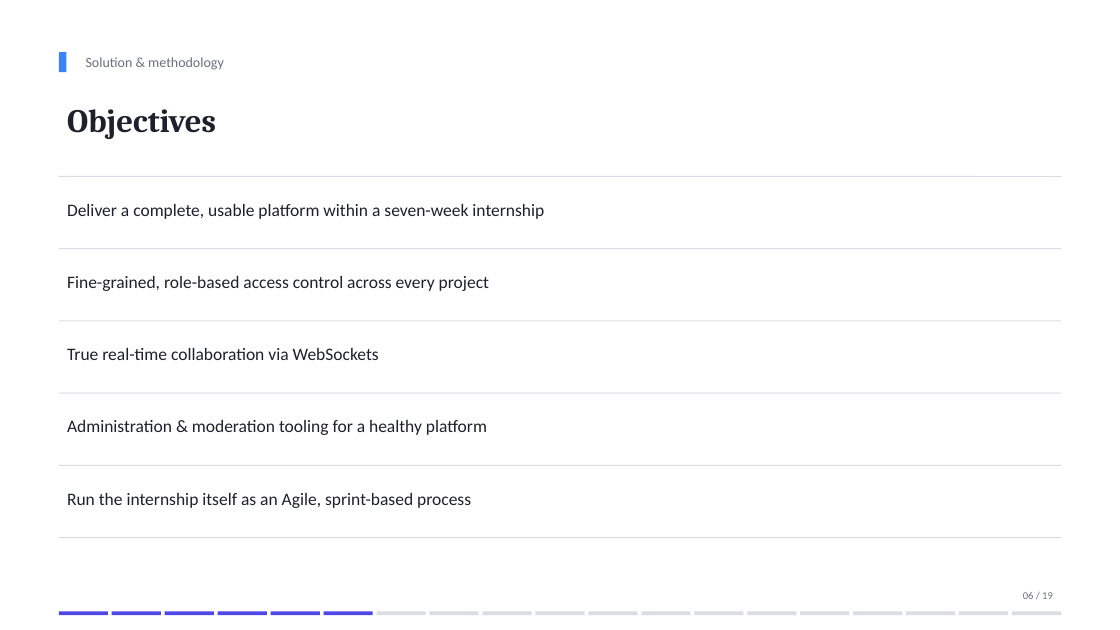
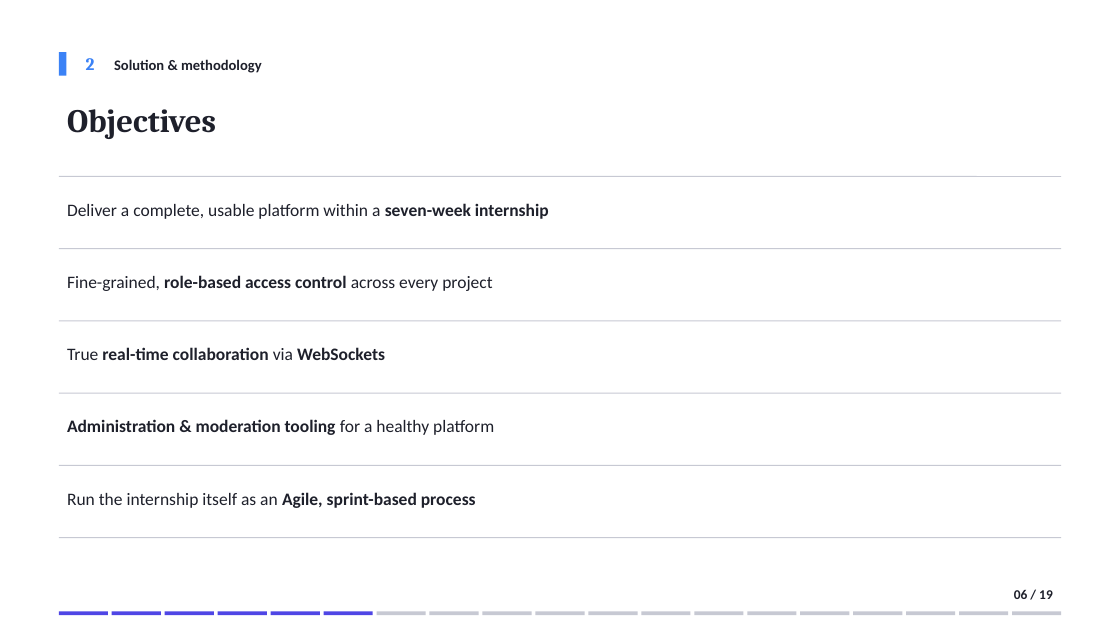
Before and after one commit to domdomxy/synkro, a slide deck: slide 6 of Synkro_PFA_Defense.pptx. Drawn at 1120x630 pixels with LibreOffice and Linux fonts; fonts in the diff are those of the drawing. Boxes give left, top, right and bottom in pixels: in the first picture for what was removed or moved away, otherwise in the second. Text is boxed around its words. In the diff, an @@ line names an element or a change of style, - is before the commit and + after.

```diff
--- a/Synkro_PFA_Defense.pptx
+++ b/Synkro_PFA_Defense.pptx
@@ rectangle: place and size @@
-rectangle at [59, 52, 66, 72]
+rectangle at [59, 52, 66, 76]
@@ text added at [86, 58, 95, 70], 15 pt, text #3B82F6, bold @@
+2
@@ text "Solution & methodology": place and size @@
-text "Solution & methodology" at [86, 57, 224, 70]
+text "Solution & methodology" at [114, 59, 262, 73]
@@ text "Solution & methodology" at [114, 59, 262, 73]: size 12 to 12.5 pt, text colour #6B7080 to #1E202B, bold on @@
@@ line (59, 176) - (1061, 176): stroke #DBDCE3 0.75 pt to #C7C9D3 0.75 pt @@
@@ text "Deliver a complete, usable platform ..." at [67, 203, 549, 219]: bold on in "seven-week internship" @@
@@ text "Fine-grained, role-based access control across ..." at [67, 275, 492, 291]: bold on in "role-based access control" @@
@@ line (59, 249) - (1061, 249): stroke #DBDCE3 0.75 pt to #C7C9D3 0.75 pt @@
@@ text "True real-time collaboration via WebSockets" at [67, 347, 385, 360]: bold on in "real-time collaboration WebSockets" @@
@@ text "Administration & moderation tooling for ..." at [67, 419, 494, 435]: bold on in "Administration & moderation tooling" @@
@@ text "Run the internship itself as ..." at [67, 492, 476, 508]: bold on in "Agile, sprint-based process" @@
@@ line (59, 465) - (1061, 465): stroke #DBDCE3 0.75 pt to #C7C9D3 0.75 pt @@
@@ line (59, 538) - (1061, 538): stroke #DBDCE3 0.75 pt to #C7C9D3 0.75 pt @@
@@ text "06 / 19": place and size @@
-text "06 / 19" at [1023, 592, 1053, 599]
+text "06 / 19" at [1014, 590, 1053, 599]
@@ text "06 / 19" at [1014, 590, 1053, 599]: size 9 to 11.5 pt, text colour #6B7080 to #1E202B, bold on @@
@@ fill #DBDCE3 to #C7C9D3 in 13 elements at [376, 612, 426, 615], [429, 612, 479, 615], [482, 612, 532, 615], [535, 612, 585, 615], [588, 612, 638, 615], [641, 612, 691, 615], [695, 612, 744, 615], [748, 612, 797, 615], [801, 612, 850, 615], [854, 612, 903, 615], [907, 612, 956, 615], [960, 612, 1009, 615], [1012, 612, 1062, 615] @@
```
Also in this commit, not shown: 18 other slides changed, 2 other files.
